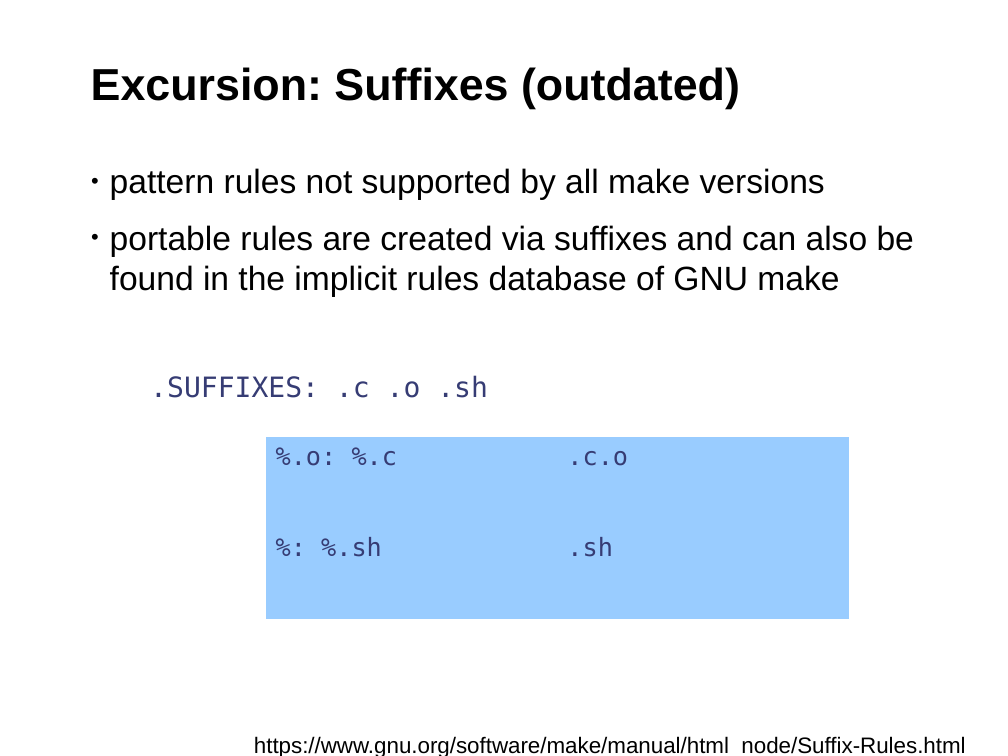
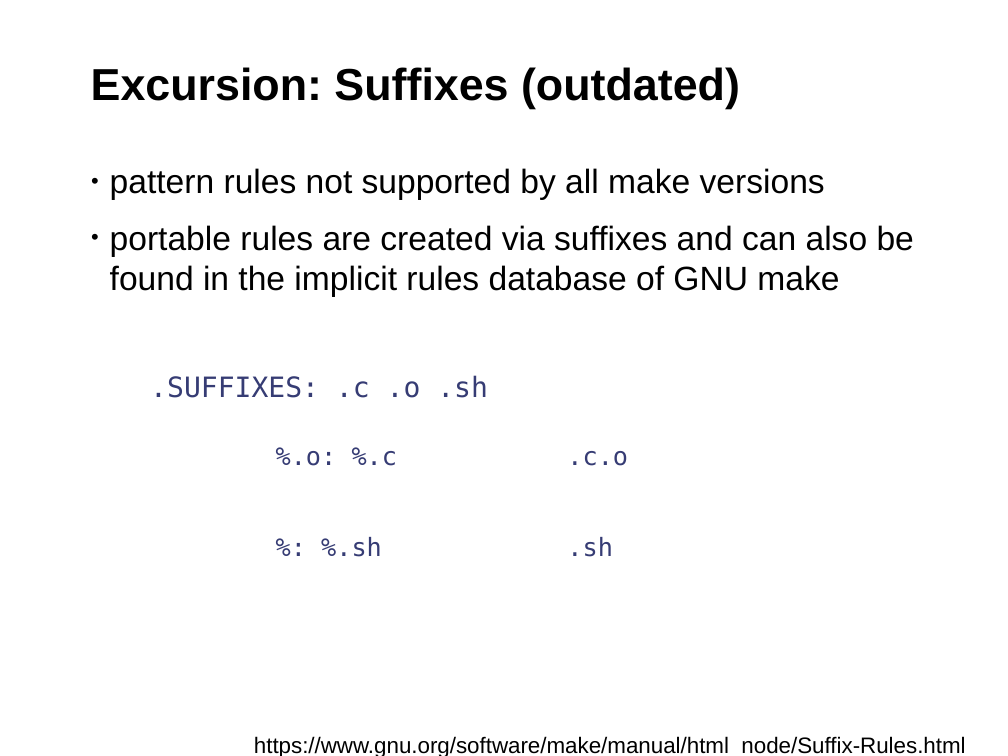
Before and after one commit to fsundermeyer/GNU_make_workshop, a slide deck: slide 25 of Presentation_GNU_make_workshop.odp. Drawn at 1008x756 pixels with LibreOffice and Linux fonts; fonts in the diff are those of the drawing; background and template pictures are left out. Boxes give left, top, right and bottom in pixels: in the first picture for what was removed or moved away, otherwise in the second. Text is boxed around its words. In the diff, an @@ line names an element or a change of style, - is before the commit and + after.

```diff
--- a/Presentation_GNU_make_workshop.odp
+++ b/Presentation_GNU_make_workshop.odp
@@ table at (x1=265, y1=437, x2=848, y2=619) @@
@@ fill #99CCFF to none in 4 cells @@
```
Also in this commit, not shown: 9 other slides changed, 2 slides added.
